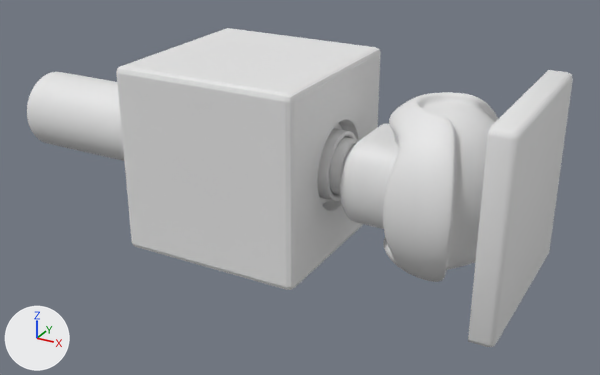
A saved change to the FBX model Assets/Modelos/Trampas/Impulsador.fbx.
The view is the same before and after, from a camera (50 mm lens) standing at (-6.78, -2.55, 2.1) and looking at (-8.75, 1.03, 0.31). The axes (+X, +Y, +Z) are drawn at lower left. The lights are the same throughout. Where no turn or scale is listed for an object, it has been applied to the vertices.

Objects in the first picture: '3x3 plano.001', '3x3 plano.002', 'Piston grande', 'piston mediano', 'piston pequeño'.
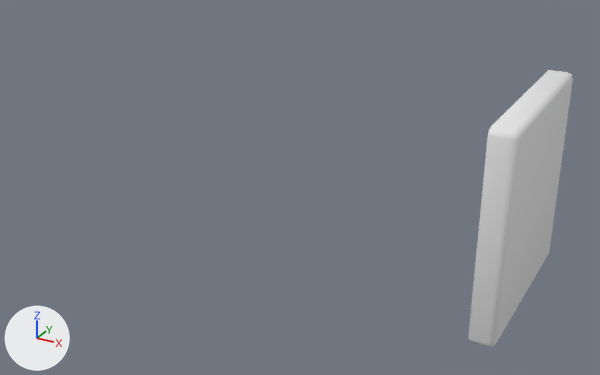
Where the change shows, as pixel boxes [x1, y1, x2, y2] in the pictures (600 x 375 px):
'3x3 plano.001', deleted: before [116, 28, 381, 290]
'piston pequeño', deleted: before [329, 92, 498, 282]
'Piston grande', deleted: before [27, 72, 343, 204]
'piston mediano', deleted: before [318, 128, 356, 201]

Diff of the bpy script that builds the scene:
```diff
--- a/Assets/Modelos/Trampas/Impulsador.fbx.py
+++ b/Assets/Modelos/Trampas/Impulsador.fbx.py
@@ ob_3x3_plano_001 @@
-ob_3x3_plano_001 = bpy.data.objects.new('3x3 plano.001', me_cube_000)
-ob_3x3_plano_001.location = (-9.0, 1.0, 0.5)
@@ ob_piston_grande @@
-ob_piston_grande = bpy.data.objects.new('Piston grande', me_cylinder_001)
-ob_piston_grande.location = (-9.51, 0.998, 0.495)
@@ ob_piston_pequeño @@
-ob_piston_pequeño = bpy.data.objects.new('piston pequeño', me_cylinder_000)
-ob_piston_pequeño.location = (-9.363, 0.998, 0.495)
@@ ob_piston_mediano @@
-ob_piston_mediano = bpy.data.objects.new('piston mediano', me_cylinder_002)
-ob_piston_mediano.location = (-9.418, 0.998, 0.495)
```
